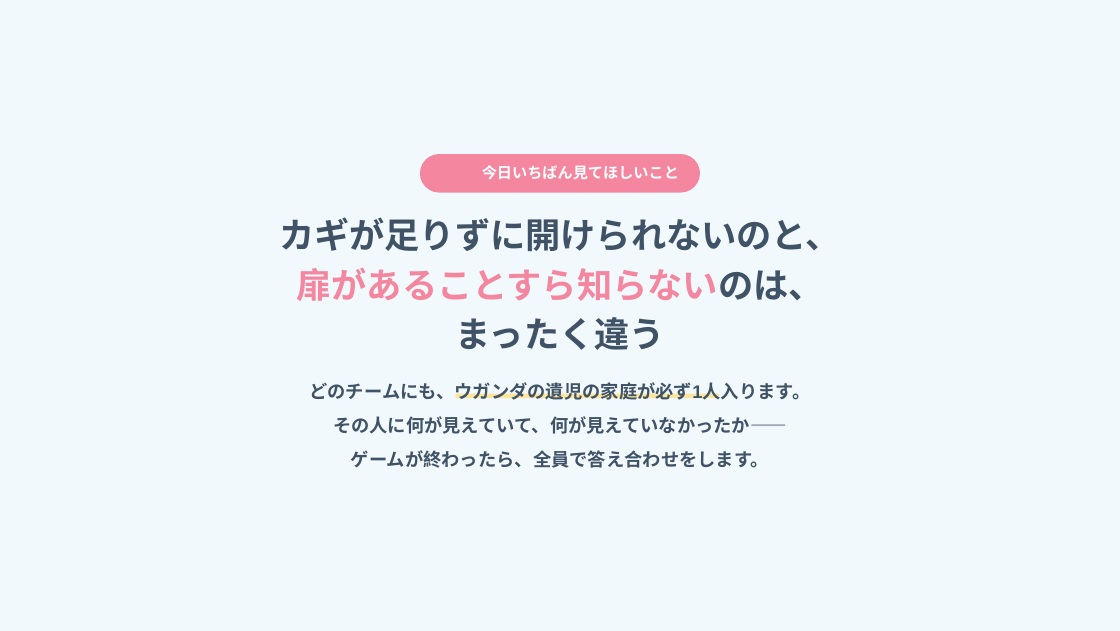
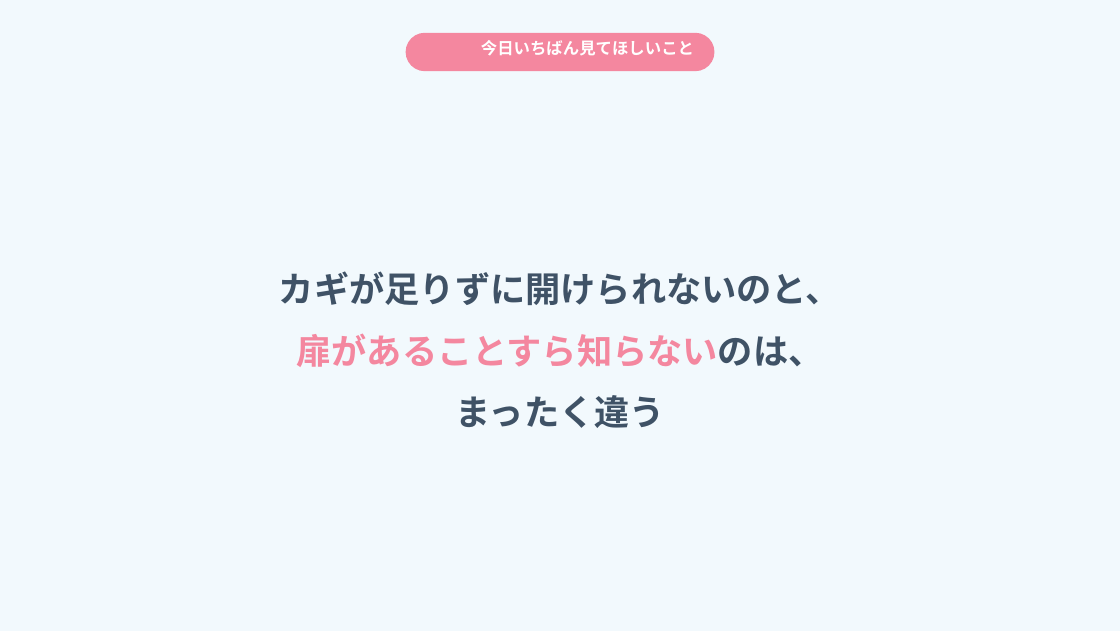
Before and after one commit to arico1101/door-world-short-online, a slide deck: slide 8 of slides.pptx (slide 6 before the commit). Drawn at 1120x631 pixels with LibreOffice and Linux fonts; fonts in the diff are those of the drawing; background and template pictures are left out. Boxes give left, top, right and bottom in pixels: in the first picture for what was removed or moved away, otherwise in the second. Text is boxed around its words. In the diff, an @@ line names an element or a change of style, - is before the commit and + after.

```diff
--- a/slides.pptx
+++ b/slides.pptx
@@ rounded rectangle resized from (x1=420, y1=154, x2=700, y2=193) to (x1=405, y1=33, x2=715, y2=71) @@
@@ text "今日いちばん見てほしいこと" moved from (x1=482, y1=165, x2=679, y2=179) to (x1=481, y1=40, x2=694, y2=56) @@
@@ text "今日いちばん見てほしいこと" at (x1=481, y1=40, x2=694, y2=56): size 14.6 to 15.8 pt; line spacing 26.2pt to 23.7pt @@
@@ text "カギが足りずに開けられないのと、" moved from (x1=279, y1=217, x2=841, y2=350) to (x1=279, y1=271, x2=841, y2=428) @@
@@ text "カギが足りずに開けられないのと、" at (x1=279, y1=271, x2=841, y2=428): line spacing 47.6pt to 59.5pt @@
@@ text removed at (x1=309, y1=382, x2=810, y2=468) @@
-どのチームにも、ウガンダの遺児の家庭が必ず1人入ります。
-その人に何が見えていて、何が見えていなかったか——
-ゲームが終わったら、全員で答え合わせをします。
@@ rectangle removed at (x1=455, y1=393, x2=719, y2=398) @@
```
Also in this commit, not shown: 12 other slides changed, 9 slides added, 15 slides removed, 11 other files.
